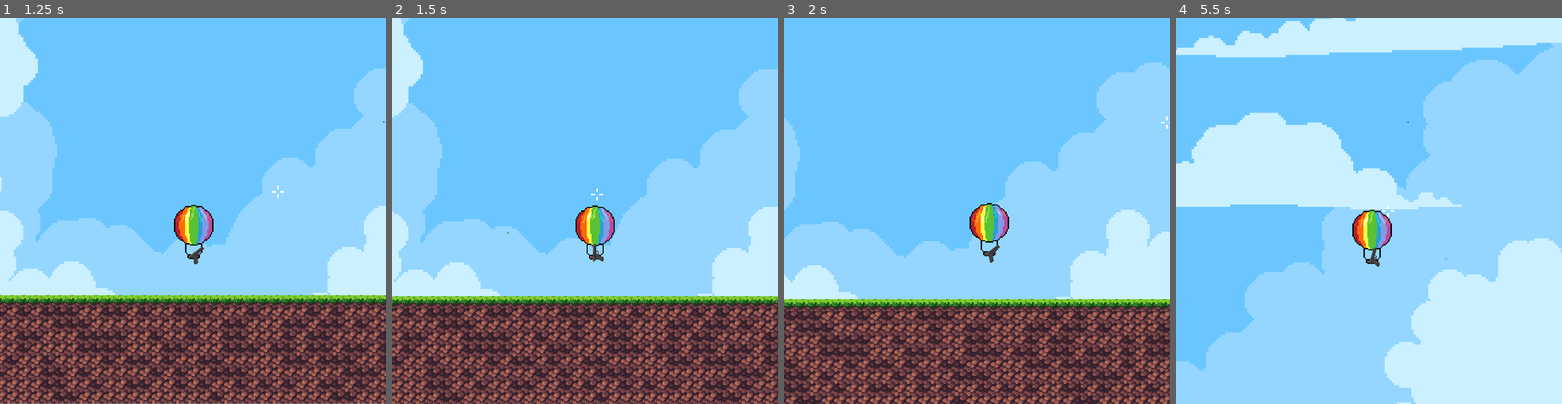
Above: before the commit, frames 1-4 (left to right).
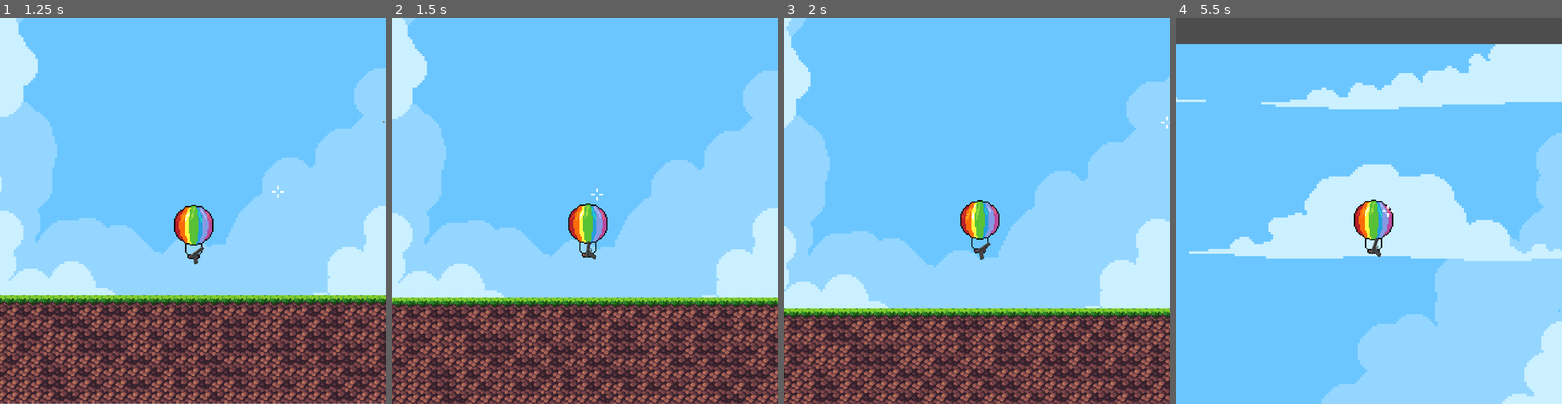
Above: after the commit, the same moments.

Repository: Jerry-Gu-SB/balloon_scroob
Game: Godot game, scene res://root.tscn
Two runs of this game, one before a commit and one after it. Both use one fixed random seed, a clock stepped at 60 frames per second and the inputs below.
Inputs (mouse positions are in pixels of both pictures, inside the frame that each line leads up to):
- Up to frame 1 (1.25 s): move the mouse to (277, 191) at 0.52 s; hold Right (ui_right) from 0.53 s (still down); click (277, 191) at 0.67 s
- Up to frame 2 (1.5 s): release Right (ui_right) at 1.25 s; drag from (507, 230) to (774, 122) at 1.27 s
- Up to frame 3 (2 s): no input
- Up to frame 4 (5.5 s): move the mouse to (1407, 126) at 2.02 s; hold Right (ui_right) 2.03-2.75 s; drag from (1349, 288) to (1253, 153) at 2.77 s; move the mouse to (1484, 268) at 3.52 s; hold Left (ui_left) 3.53-4.25 s; drag from (1253, 153) to (1311, 114) at 4.27 s; move the mouse to (1388, 211) at 5.02 s; hold Down (ui_down) from 5.03 s (still down); click (1388, 211) at 5.17 s

Frame 1 is identical in both runs. In frame 2, 22% of the frame differs, in the area x 0-100%, y 0-100%; in frame 3, 32%; in frame 4, 69%.

Commit message:
Refactored signals to decouple the left click to the firing, which resulted in bugs when fire rate mechanic was introduced. Also fire rate mechanic introduced

Diff:
--- a/Guns/Scripts/gun_firing_handler.gd
+++ b/Guns/Scripts/gun_firing_handler.gd
@@ -7,6 +7,9 @@
 var projectile_scene : PackedScene
 var projectile_container : Node
 
+var on_cooldown : bool = false
+var fire_cooldown_timer : float = 0
+
 func _ready() -> void:
 	parent = get_parent() as GunProvider
 	data = parent.get_gun_data()
@@ -14,9 +17,22 @@
 	projectile_scene = data.projectile
 	projectile_container = get_tree().current_scene.get_node("Projectile Container")
 
-	EventBus.left_click.connect(shoot)
+	EventBus.left_click.connect(process_left_click)
+
+func _process(delta: float) -> void:
+	if on_cooldown:
+		fire_cooldown_timer += delta
+	if fire_cooldown_timer >= data.fire_rate:
+		fire_cooldown_timer = 0
+		on_cooldown = false
+
+func process_left_click() -> void:
+	if on_cooldown: return
+	shoot()
+	on_cooldown = true
 
 func shoot() -> void:
+	EventBus.fire_gun.emit()
 	var projectile : Node2D = projectile_scene.instantiate()
 
 	projectile.global_position = fire_point.global_position
--- a/Guns/Scripts/gun_sprite_2d.gd
+++ b/Guns/Scripts/gun_sprite_2d.gd
@@ -1,7 +1,7 @@
 extends AnimatedSprite2D
 
 func _ready() -> void:
-	EventBus.left_click.connect(process_left_click)
+	EventBus.fire_gun.connect(process_fire_gun)
 	animation_finished.connect(on_animation_finished)
 
 func _process(_delta : float) -> void:
@@ -11,7 +11,7 @@
 	if ((mouse_position[0] - self.global_position[0]) * self.scale.y) < 0:
 		self.scale.y *= -1
 
-func process_left_click() -> void:
+func process_fire_gun() -> void:
 	self.play("fire")
 	return
 
--- a/Player/Scripts/player_manager.gd
+++ b/Player/Scripts/player_manager.gd
@@ -8,7 +8,7 @@
 var current_input : Vector2
 
 func _ready():
-	EventBus.left_click.connect(process_left_click)
+	EventBus.fire_gun.connect(process_fire_gun)
 
 	assert(input_handler != null, "Missing node: Input Handler")
 	assert(physics_handler != null, "Missing node: Physics Handler")
@@ -22,7 +22,7 @@
 	current_input = input_handler.update()
 	physics_handler.update(current_input, character_body)
 
-func process_left_click() -> void:
+func process_fire_gun() -> void:
 	var weapon_data : GunData = weapon_socket.get_weapon_data()
 	assert(weapon_data != null, "Weapon data is null in player_manager.gd: process_left_click()")
 
--- a/event_bus.gd
+++ b/event_bus.gd
@@ -3,5 +3,6 @@
 
 signal left_click()
 signal reload()
+signal fire_gun()
 
 @warning_ignore_restore("unused_signal")
